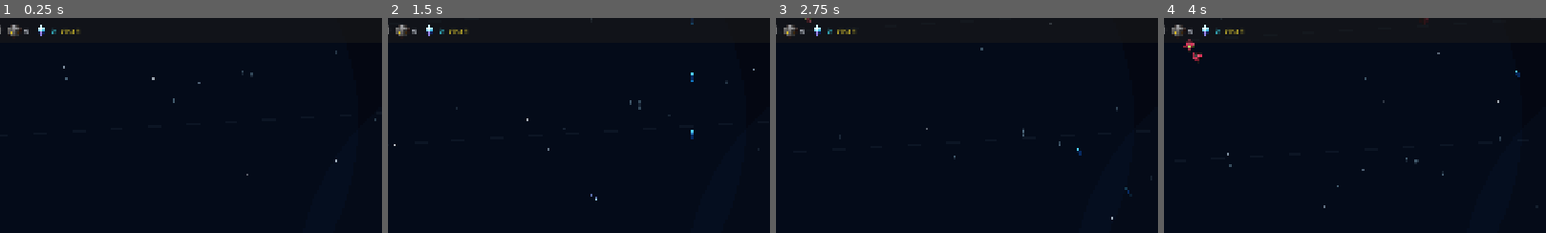
Above: before the commit, frames 1-4 (left to right).
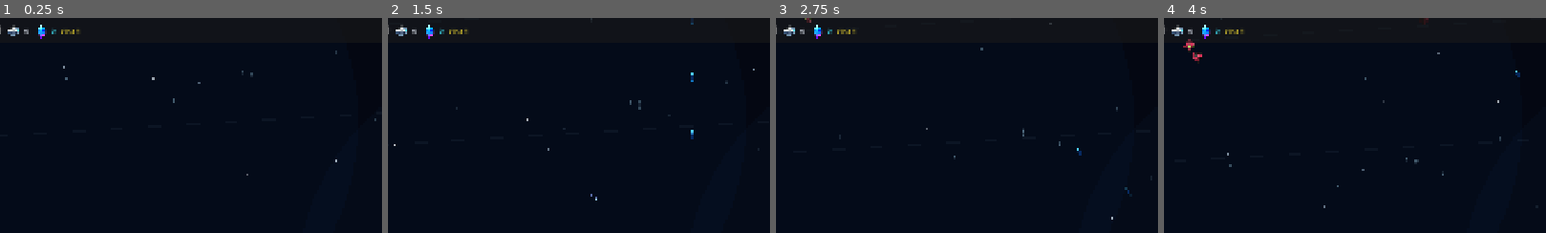
Above: after the commit, the same moments.

Repository: goldy714/Voidascend
Game: Godot game, scene res://scenes/game.tscn
Same seed, same stepped clock (60 frames per second), same inputs: the game is played once before the commit and once after it. This scene is started directly instead of the project's main scene.
Inputs (mouse positions are % of the whole screen's width and height, from its top left):
- Up to frame 1 (0.25 s): no input
- Up to frame 2 (1.5 s): tap Enter at 0.5 s; move the mouse to (72, 45) at 0.52 s; hold Right 0.53-1.25 s; tap F at 0.6 s; click (72, 45) at 0.67 s; tap Space at 0.77 s; drag from (30, 55) to (49, 14) at 1.27 s
- Up to frame 3 (2.75 s): move the mouse to (60, 28) at 2.02 s; hold Right from 2.03 s (still down); tap F at 2.1 s
- Up to frame 4 (4 s): release Right at 2.75 s; drag from (45, 70) to (49, 30) at 2.77 s; move the mouse to (80, 65) at 3.52 s; hold Left from 3.53 s (still down); tap F at 3.6 s; tap Space at 3.77 s
The pictures show only the part of the screen within x 9-59%, y 0-50%; the shares and areas given below are measured in that part.

The runs differ from the first frame. In frame 1, 0.2% of the frame differs, in the area x 2-13%, y 3-10%; in frame 2, 0.2%; in frame 3, 0.2%; in frame 4, 0.2%.

Commit message:
Make mission pickups more visible

Diff:
--- a/scripts/pickup.gd
+++ b/scripts/pickup.gd
@@ -16,7 +16,7 @@
 		spr.texture = load("res://assets/pickups/pickup_crystal.png")
 	else:
 		spr.texture = load("res://assets/pickups/pickup_metal.png")
-	spr.scale = Vector2(0.5, 0.5)
+	spr.scale = Vector2.ONE
 	add_child(spr)
 	# Collision shape (kept so legacy body-contact still works if needed)
 	var shape := CircleShape2D.new()
Binary file changed: assets/pickups/pickup_crystal.png
Binary file changed: assets/pickups/pickup_metal.png
